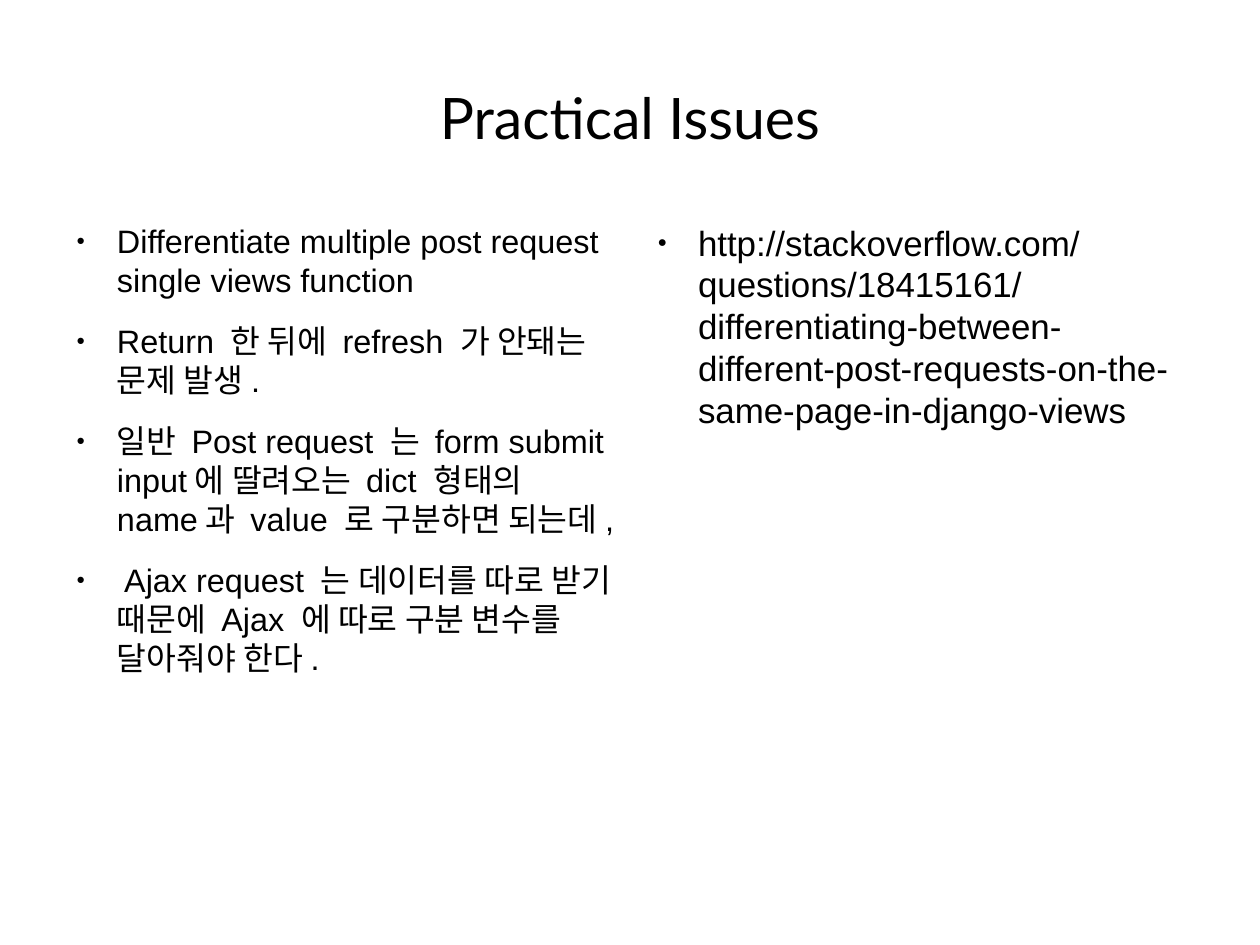
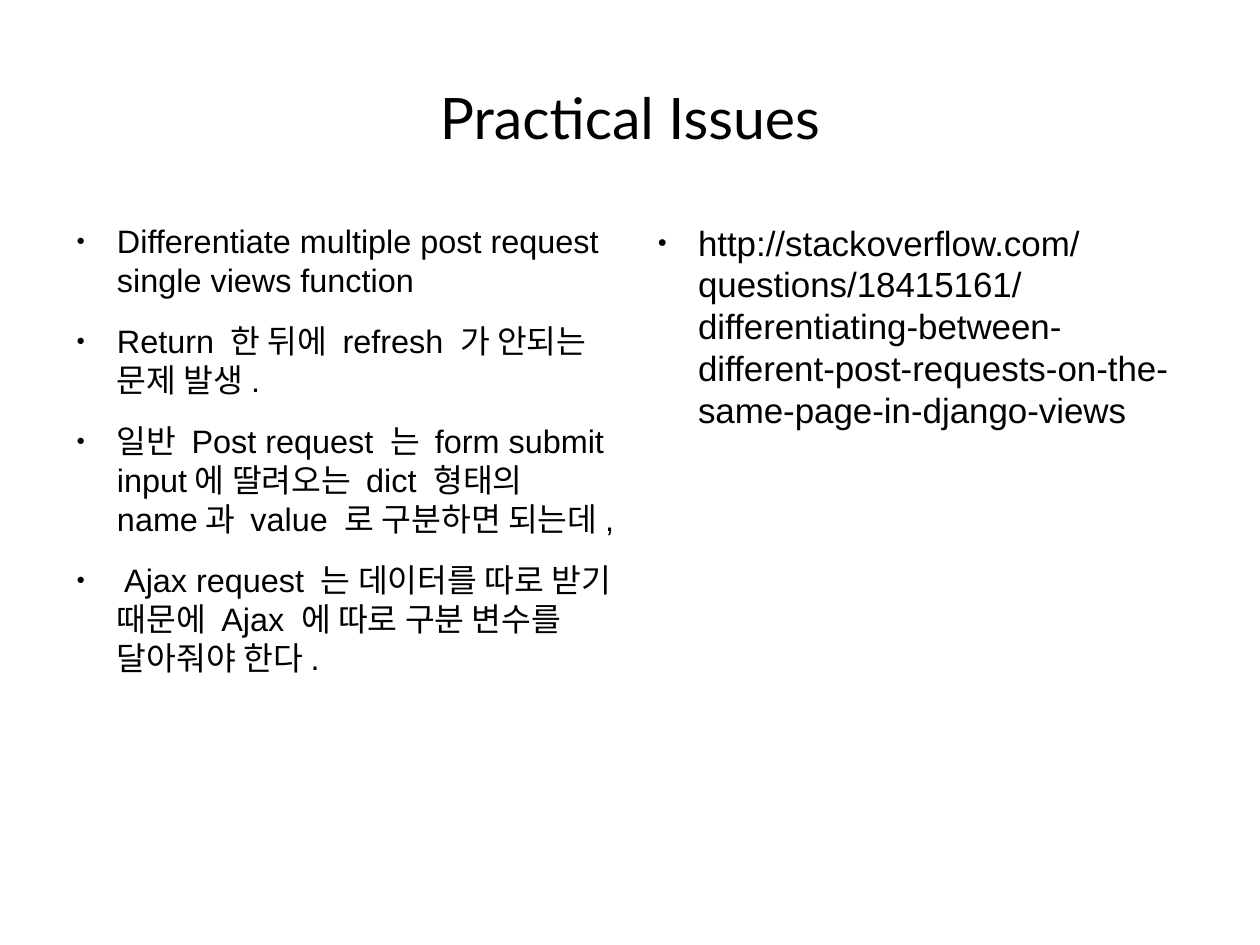
Before and after one commit to TedJeong/vipidly-vociferous, a slide deck: slide 6 of notes/웹부터앱까지.odp. Drawn at 1260x945 pixels with LibreOffice and Linux fonts; fonts in the diff are those of the drawing. Boxes give left, top, right and bottom in pixels: in the first picture for what was removed or moved away, otherwise in the second. Text is boxed around its words. In the diff, an @@ line names an element or a change of style, - is before the commit and + after.

```diff
--- a/notes/웹부터앱까지.odp
+++ b/notes/웹부터앱까지.odp
@@ text at bbox=[117, 326, 586, 395]: text changed @@
-● Return 한 뒤에 refresh 가 안돼는 문제 발생.
+● Return 한 뒤에 refresh 가 안되는 문제 발생.
```
Also in this commit, not shown: 9 other files.
